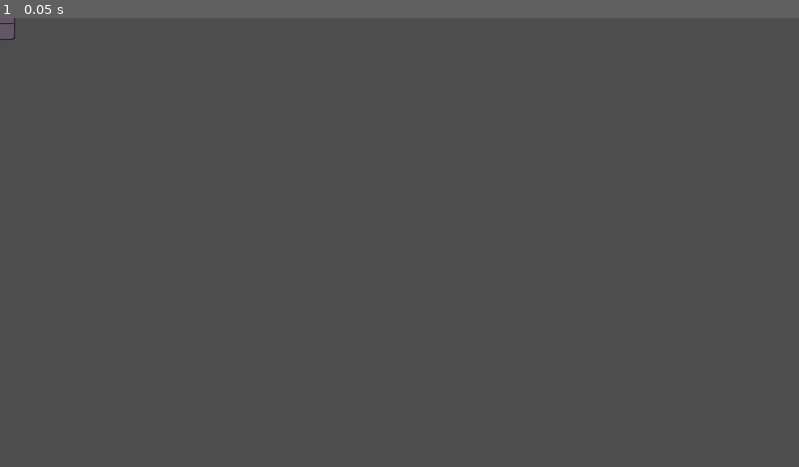
Above: before the commit, frame 1.
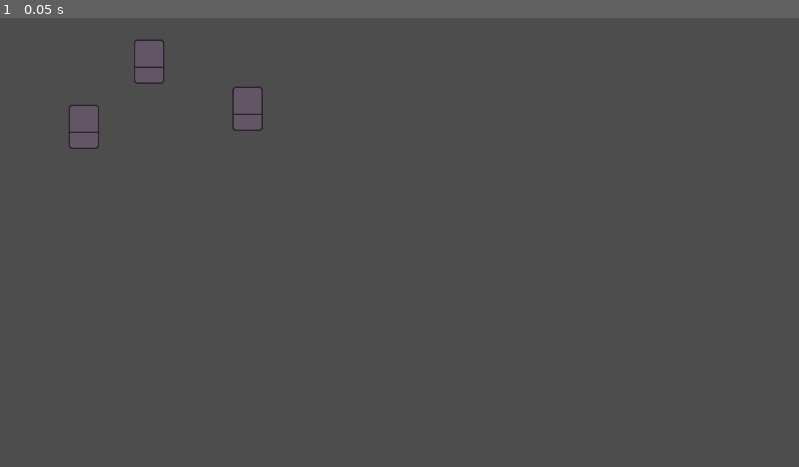
Above: after the commit, the same moment.

Repository: MrChungo/Hymns-and-Clefs
Game: Godot game, scene res://Scenes/card_stuffs/hand.tscn
The game is run twice, just before and just after one commit, with the same random seed, the same clock (stepped at 60 frames per second) and the same inputs.
Inputs:
- Up to frame 1 (0.05 s): no input

The runs differ from the first frame. In frame 1, 0.2% of the frame differs, in the area x 0-33%, y 0-30%.

Commit message:
worke further <3

Diff:
--- a/hymns-&-clefs-(base-game)/Scenes/card_stuffs/hand.tscn
+++ b/hymns-&-clefs-(base-game)/Scenes/card_stuffs/hand.tscn
@@ -7,3 +7,10 @@
 script = ExtResource("1_d2nha")
 
 [node name="Card" parent="." instance=ExtResource("2_i3b64")]
+position = Vector2(357, 131)
+
+[node name="Card2" parent="." instance=ExtResource("2_i3b64")]
+position = Vector2(121, 157)
+
+[node name="Card3" parent="." instance=ExtResource("2_i3b64")]
+position = Vector2(215, 63)
--- a/hymns-&-clefs-(base-game)/Scripts/deck_and_card_scripts/card.gd
+++ b/hymns-&-clefs-(base-game)/Scripts/deck_and_card_scripts/card.gd
@@ -1,12 +1,15 @@
 extends Node2D
 
 @export var stats : card_resource
+
+signal card_hovered
+signal card_hovered_off
 
 #var card_texture = load('stats.texture')
 # Called when the node enters the scene tree for the first time.
 func _ready() -> void:
 	#$CardImage.texture = card_texture # WHY DOES THIS NOT WORK!!!!!!!! AAAAAAAAAAAAAAAAAAAAAAAAAA
-	pass
+	get_parent().connect_card_signals(self)
 
 
 # Called every frame. 'delta' is the elapsed time since the previous frame.
@@ -15,8 +18,8 @@
 
 
 func _on_area_2d_mouse_entered() -> void:
-	print("entered")
+	emit_signal("card_hovered",self)
 
 
 func _on_area_2d_mouse_exited() -> void:
-	print("exited")
+	emit_signal("card_hovered_off",self)
--- a/hymns-&-clefs-(base-game)/Scripts/deck_and_card_scripts/hand.gd
+++ b/hymns-&-clefs-(base-game)/Scripts/deck_and_card_scripts/hand.gd
@@ -3,13 +3,13 @@
 
 https://www.youtube.com/watch?v=2jMcuKdRh2w
 '''
-
 extends Node2D
 
 const COLLISION_MASK_CARD = 1
 
 var screen_size
 var card_being_dragged
+var is_hovering_on_card
 
 # Called when the node enters the scene tree for the first time.
 func _ready() -> void:
@@ -32,6 +32,25 @@
 		else:
 			card_being_dragged = null
 
+func connect_card_signals(card):
+	card.connect("card_hovered", on_hovered_over_card)
+	card.connect("card_hovered_off", on_hovered_off_card)
+
+func on_hovered_over_card(card):
+	highlight_card(card,true)
+
+func on_hovered_off_card(card):
+	highlight_card(card,false)
+
+func highlight_card(card, hovered):
+	if hovered:
+		card.scale = Vector2(1.05,1.05)
+		card.z_index = 2
+	else:
+		card.scale = Vector2(1,1)
+		card.z_index = 1
+
+
 
 func raycast_check_for_card():
 	#checks if card is below mouse position
